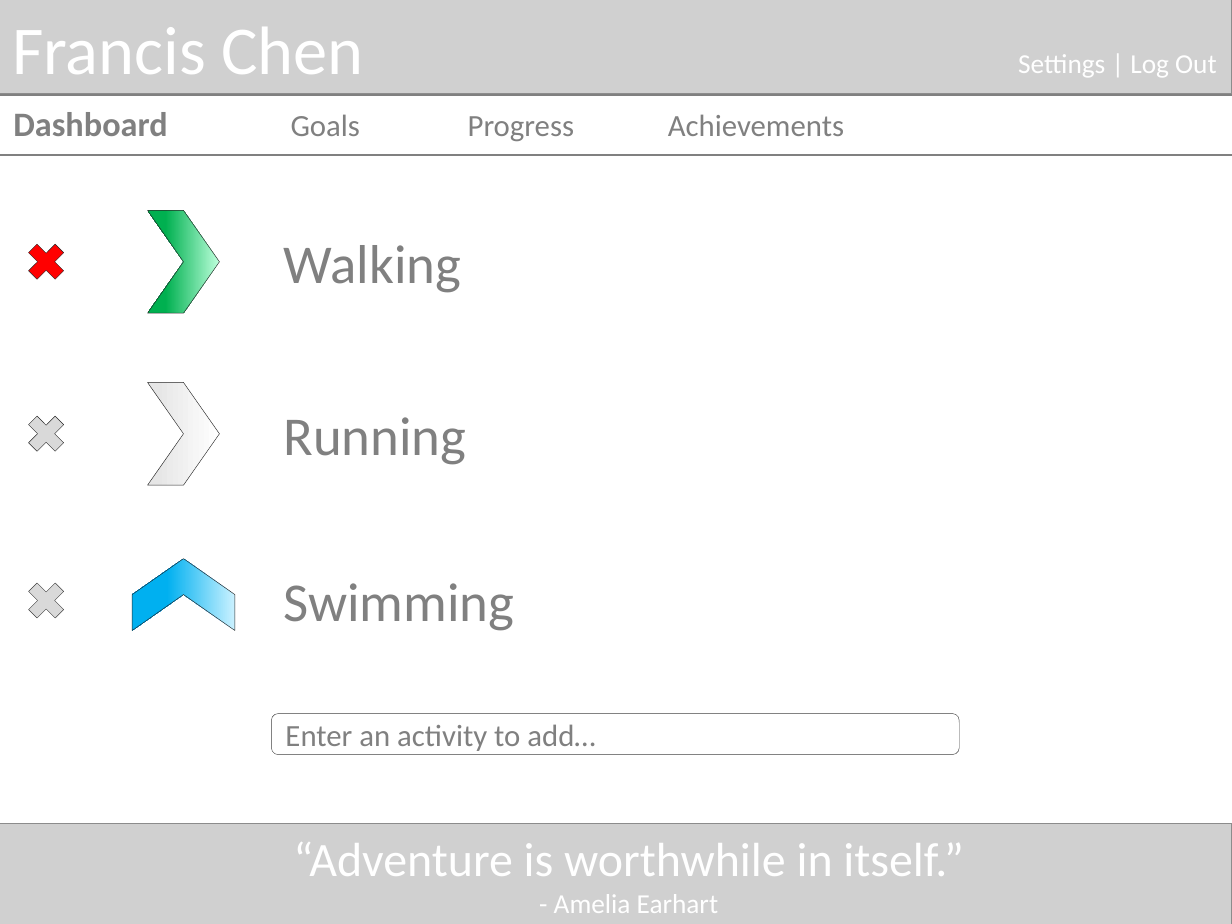
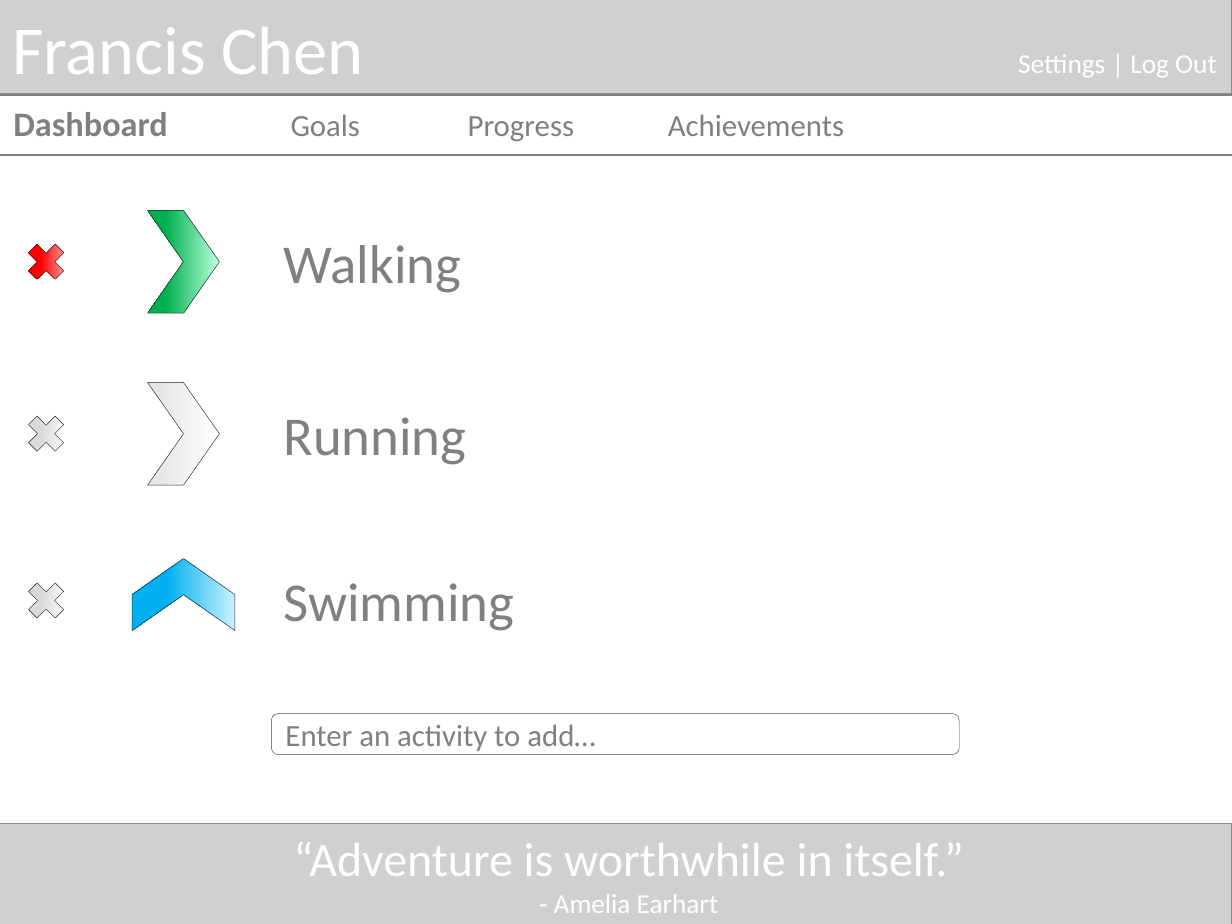
Before and after one commit to fxchen12/AlphaBrosPublic, a slide deck: slide 1 of docs/Mockups/Dashboard/Improved Dashboard Mockup.pptx. Drawn at 1232x924 pixels with LibreOffice and Linux fonts; fonts in the diff are those of the drawing; grey boxes stand for pictures. Boxes give left, top, right and bottom in pixels: in the first picture for what was removed or moved away, otherwise in the second. Text is boxed around its words. In the diff, an @@ line names an element or a change of style, - is before the commit and + after.

```diff
--- a/docs/Mockups/Dashboard/Improved Dashboard Mockup.pptx
+++ b/docs/Mockups/Dashboard/Improved Dashboard Mockup.pptx
@@ cross at (x1=21, y1=237, x2=73, y2=288): fill #FF0000 to gradient #FFC2C2 to #FF0000 @@
@@ cross at (x1=21, y1=408, x2=73, y2=460): fill #D9D9D9 to gradient #FFFFFF to #D9D9D9 @@
@@ cross at (x1=21, y1=575, x2=73, y2=627): fill #D9D9D9 to gradient #FFFFFF to #D9D9D9; outline #404040 0.25 pt to #262626 0.25 pt @@
```
Also in this commit, not shown: 8 other files.
